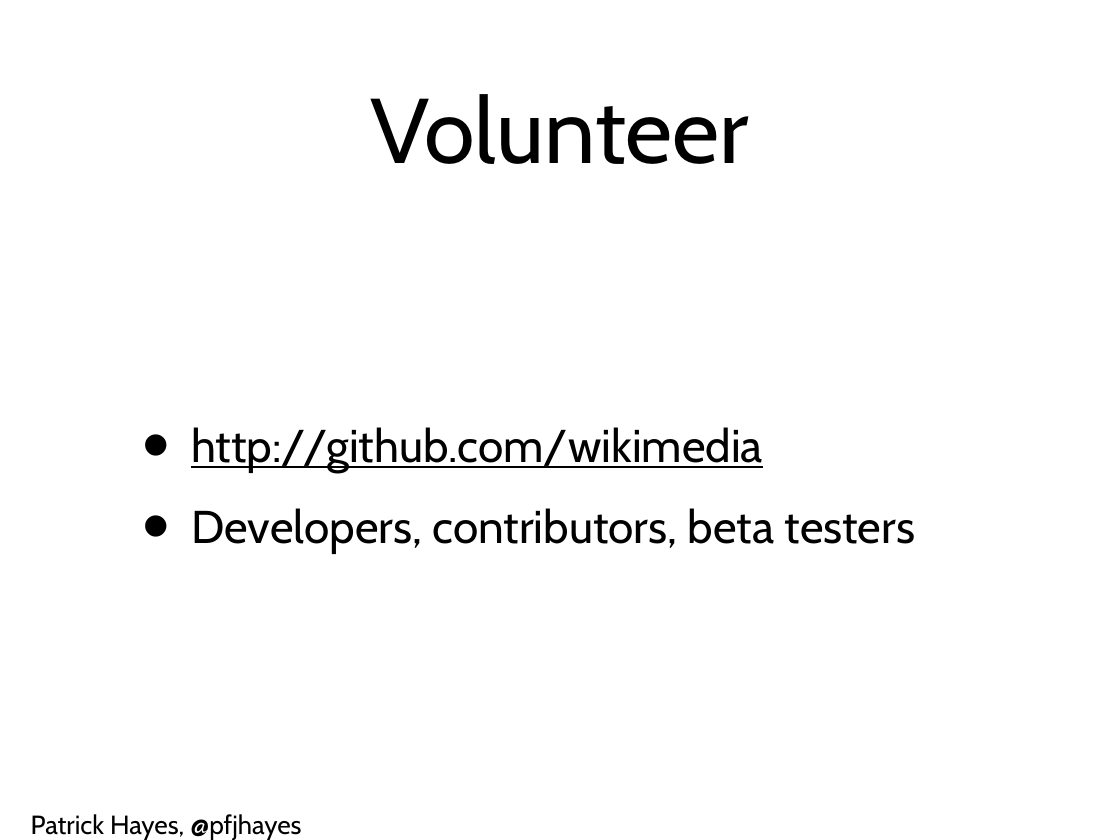
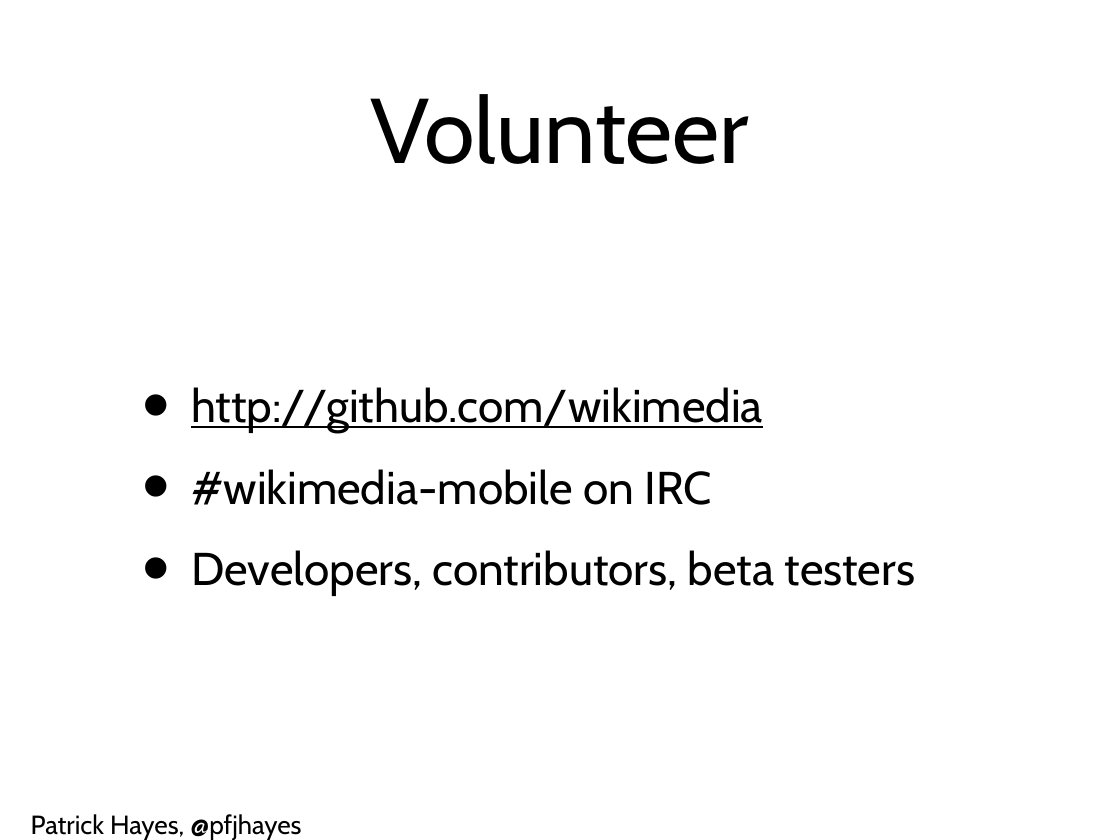
Before and after one commit to pfhayes/website, a slide deck: slide 9 of public/presentation/wikimania2012.ppt. Drawn at 1120x840 pixels with LibreOffice and Linux fonts; fonts in the diff are those of the drawing. Boxes give left, top, right and bottom in pixels: in the first picture for what was removed or moved away, otherwise in the second. Text is boxed around its words. In the diff, an @@ line names an element or a change of style, - is before the commit and + after.

Commit message:
Updating presentation

```diff
--- a/public/presentation/wikimania2012.ppt
+++ b/public/presentation/wikimania2012.ppt
@@ text at (x1=191, y1=469, x2=712, y2=505): paragraph added @@
+• #wikimedia-mobile on IRC
```
Also in this commit, not shown: 1 other slide changed, 2 other files.
